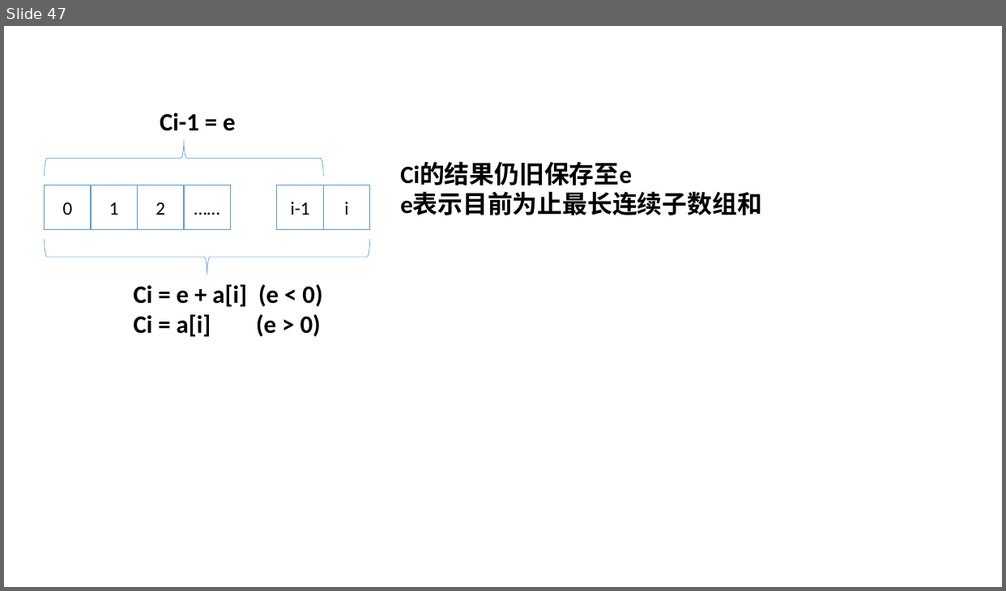
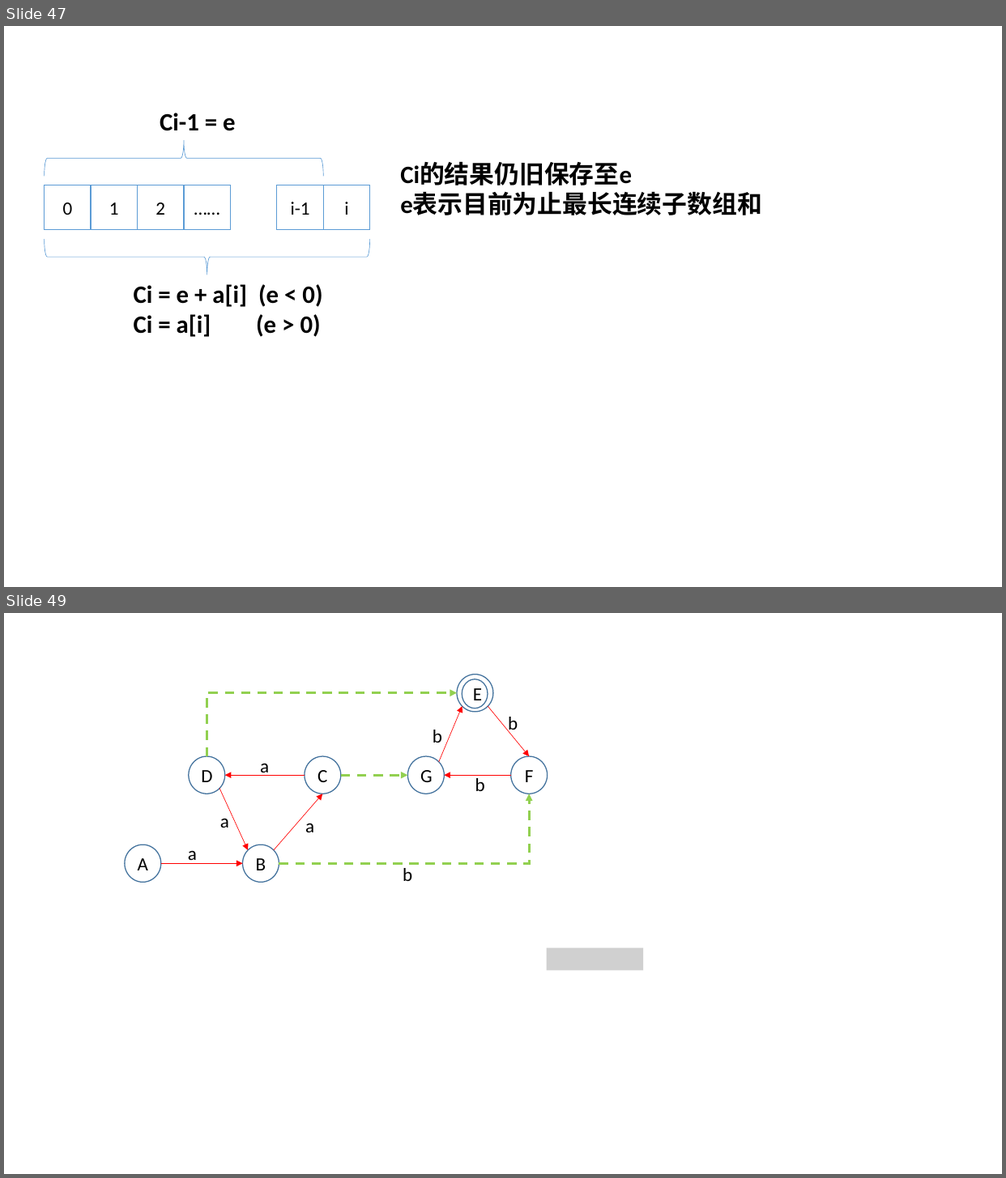
Before and after one commit to Waynefn/cpp_ds_algo, a slide deck: ppt.pptx. Shown one above the other, each under a label of ours: slide 47 before the commit, slides 47 and 49 after it; the slides between them are not shown. The pictures are 1006x591 and 1006x1178 pixels, drawn with LibreOffice and Linux fonts; fonts in the diff are those of the drawing; grey boxes stand for pictures. Boxes give left, top, right and bottom in pixels: in the first picture for what was removed or moved away, otherwise in the second. Text is boxed around its words. In the diff, an @@ line names an element or a change of style, - is before the commit and + after.

```diff
--- a/ppt.pptx
+++ b/ppt.pptx
@@ slide 49 added at [4, 613, 1002, 1174], background #FFFFFF @@
@@ ellipse added at [457, 675, 493, 712], fill #FFFFFF, outline #43739E 1 pt @@
@@ ellipse added at [462, 679, 488, 709], fill #FFFFFF, outline #43739E 1 pt, 18 pt, text #000000 @@
+E
@@ elbow arrow added from (206, 756) to (457, 693), #92D050 2.25 pt dashed @@
@@ arrow added from (439, 762) to (462, 707), #FF0000 0.5 pt @@
@@ arrow added from (488, 707) to (529, 756), #FF0000 0.5 pt @@
@@ text added at [432, 730, 442, 743], 18 pt, text #000000 @@
+b
@@ text added at [508, 717, 518, 735], 18 pt, text #000000 @@
+b
@@ ellipse added at [189, 756, 226, 794], fill #FFFFFF, outline #43739E 1 pt, 18 pt, text #000000 @@
+D
@@ ellipse added at [305, 756, 341, 794], fill #FFFFFF, outline #43739E 1 pt, 18 pt, text #000000 @@
+C
@@ ellipse added at [407, 756, 444, 794], fill #FFFFFF, outline #43739E 1 pt, 18 pt, text #000000 @@
+G
@@ ellipse added at [511, 756, 548, 794], fill #FFFFFF, outline #43739E 1 pt, 18 pt, text #000000 @@
+F
@@ arrow added from (305, 776) to (225, 776), #FF0000 0.5 pt @@
@@ text added at [260, 763, 269, 776], 18 pt, text #000000 @@
+a
@@ arrow added from (341, 776) to (407, 776), #92D050 2.25 pt dashed @@
@@ arrow added from (511, 776) to (444, 776), #FF0000 0.5 pt @@
@@ text added at [475, 775, 485, 791], 18 pt, text #000000 @@
+b
@@ arrow added from (219, 788) to (248, 850), #FF0000 0.5 pt @@
@@ arrow added from (274, 850) to (323, 794), #FF0000 0.5 pt @@
@@ elbow arrow added from (279, 864) to (529, 794), #92D050 2.25 pt dashed @@
@@ text added at [220, 818, 229, 828], 18 pt, text #000000 @@
+a
@@ text added at [305, 823, 314, 833], 18 pt, text #000000 @@
+a
@@ ellipse added at [125, 845, 161, 883], fill #FFFFFF, outline #43739E 1 pt, 18 pt, text #000000 @@
+A
@@ text added at [188, 850, 197, 864], 18 pt, text #000000 @@
+a
@@ ellipse added at [243, 845, 279, 883], fill #FFFFFF, outline #43739E 1 pt, 18 pt, text #000000 @@
+B
@@ arrow added from (161, 864) to (243, 864), #FF0000 0.5 pt @@
@@ text added at [403, 868, 412, 881], 18 pt, text #000000 @@
+b
@@ picture added at [547, 948, 643, 970] @@
```
Also in this commit, not shown: 3 other slides added, 5 other files.
